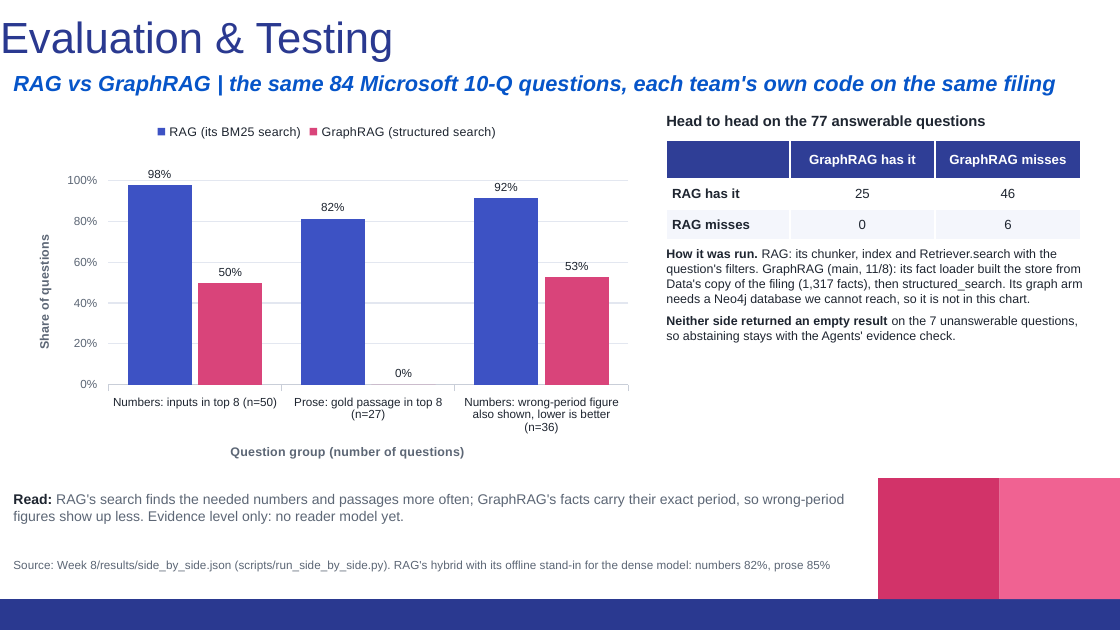
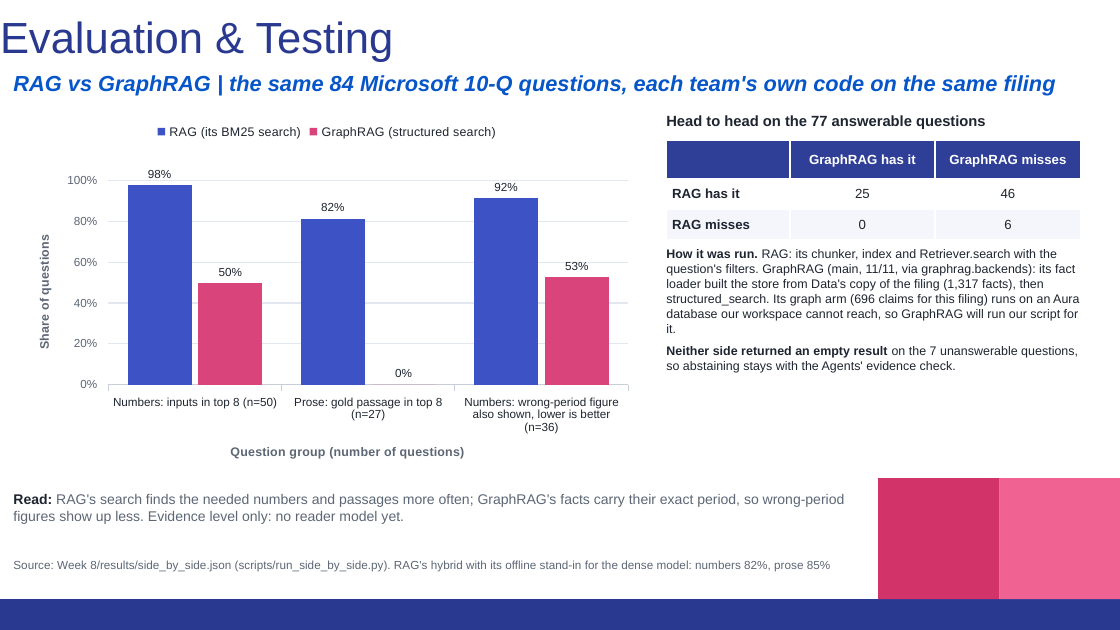
Before and after one commit to thomassong0604-oss/kpmg-eval, a slide deck: slide 3 of Week 8/deck/KPMG_Eval_Week8_11-12.pptx. Drawn at 1120x630 pixels with LibreOffice and Linux fonts; fonts in the diff are those of the drawing. Boxes give left, top, right and bottom in pixels: in the first picture for what was removed or moved away, otherwise in the second. Text is boxed around its words. In the diff, an @@ line names an element or a change of style, - is before the commit and + after.

```diff
--- a/Week 8/deck/KPMG_Eval_Week8_11-12.pptx
+++ b/Week 8/deck/KPMG_Eval_Week8_11-12.pptx
@@ text at box(666, 249, 1079, 333): text changed @@
-How it was run. RAG: its chunker, index and Retriever.search with the question's filters. GraphRAG (main, 11/8): its fact loader built the store from Data's copy of the filing (1,317 facts), then structured_search. Its graph arm needs a Neo4j database we cannot reach, so it is not in this chart.
+How it was run. RAG: its chunker, index and Retriever.search with the question's filters. GraphRAG (main, 11/11, via graphrag.backends): its fact loader built the store from Data's copy of the filing (1,317 facts), then structured_search. Its graph arm (696 claims for this filing) runs on an Aura database our workspace cannot reach, so GraphRAG will run our script for it.
```
Also in this commit, not shown: 3 other slides changed, 48 other files.
